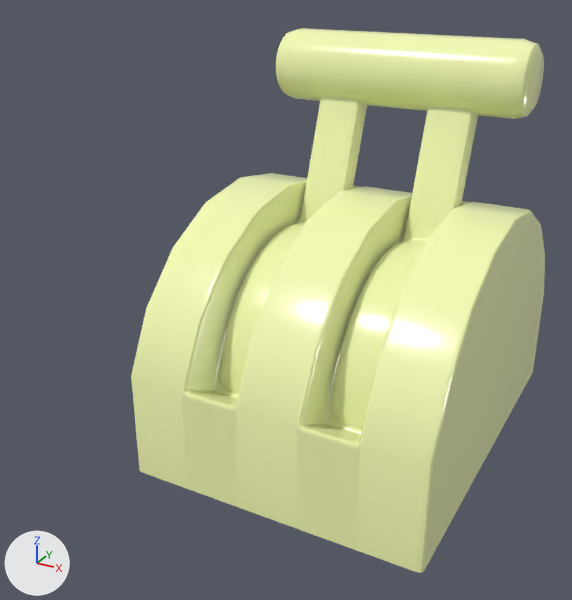
The FBX model Assets/3D Assets/Final Deliverable/Interactables/Lever_V2.fbx, before and after one commit.
Before and after are seen from a camera (50 mm lens) standing at (1.783, -1.167, 0.283) and looking at (1.464, -0.588, -0.006). Arrows for +X, +Y and +Z are at lower left; the lights stay in place. Where no turn or scale is listed for an object, it has been applied to the vertices.

Script lines for the objects in view, before the commit:
```python
me_mesh = bpy.data.meshes.new('Mesh')
me_mesh.from_pydata(...)  # 363 vertices, 352 faces; spans x -0.142..0.142, y -0.19..0.19, z -0.12..0.12
me_mesh.materials.append(mat_interactive_mat)  # yellow #f8ffb6
me_mesh_001 = bpy.data.meshes.new('Mesh.001')
me_mesh_001.from_pydata(...)  # 324 vertices, 328 faces; spans x -0.079..0.079, y -0.126..0.126, z -0.088..0.263
me_mesh_001.materials.append(mat_interactive_mat)  # yellow #f8ffb6
me_mesh_002 = bpy.data.meshes.new('Mesh.002')
me_mesh_002.from_pydata(...)  # 122 vertices, 120 faces; spans x -0.127..0.127, y -0.035..0.035, z -0.035..0.035
me_mesh_002.materials.append(mat_interactive_mat)  # yellow #f8ffb6
ob_lever = bpy.data.objects.new('lever', me_mesh_001)
ob_lever.location = (1.5, -0.516, -0.089)
ob_lever_base = bpy.data.objects.new('lever_base', me_mesh)
ob_lever_base.location = (1.5, -0.498, -0.047)
ob_lever_handle = bpy.data.objects.new('lever_handle', me_mesh_002)
ob_lever_handle.location = (1.5, -0.419, 0.177)
```
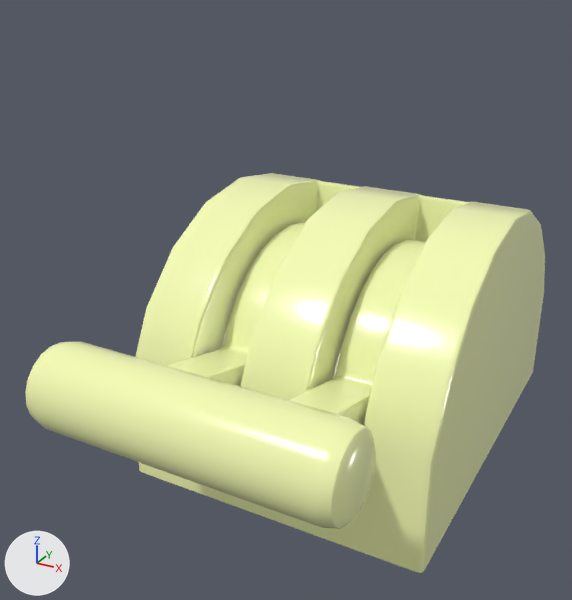
Boxes [x1, y1, x2, y2] around the edits, measured in the pictures (572 x 600 px):
'lever_handle', moved
    before: [276, 28, 544, 119]
    after: [25, 342, 376, 529]
'lever', mesh turned
    before: [220, 96, 478, 430]
    after: [166, 222, 426, 425]

Diff of the bpy script that builds the scene:
```diff
--- a/Assets/3D Assets/Final Deliverable/Interactables/Lever_V2.fbx.py
+++ b/Assets/3D Assets/Final Deliverable/Interactables/Lever_V2.fbx.py
@@ me_mesh_001 @@
 me_mesh_001.from_pydata(...)  # 324 vertices, 328 faces; spans x -0.079..0.079, y -0.126..0.126, z -0.088..0.263
 # used by ob_lever; location = (1.5, -0.516, -0.089)
+# me_mesh_001 part 1: the whole mesh is turned 95 degrees about the x axis through the mesh origin
 me_mesh_001.materials.append(mat_interactive_mat)
@@ ob_lever_handle @@
 ob_lever_handle = bpy.data.objects.new('lever_handle', me_mesh_002)
-ob_lever_handle.location = (1.5, -0.419, 0.177)
+ob_lever_handle.location = (1.5, -0.79, -0.016)
```
